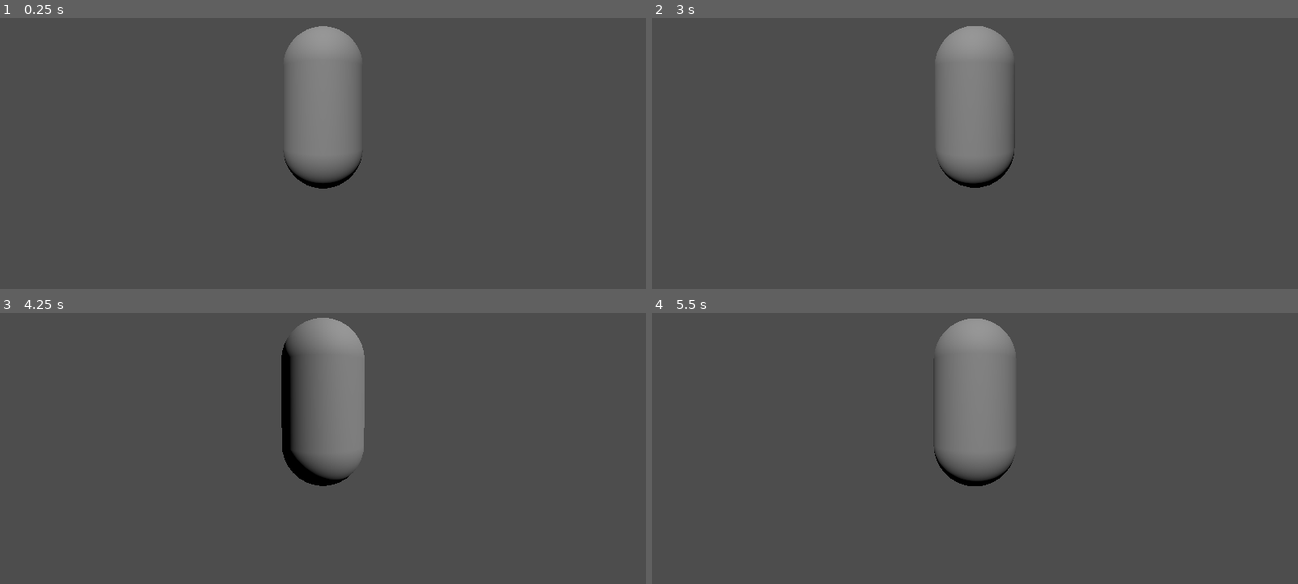
Above: before the commit, frames 1-4 (two rows, left to right).
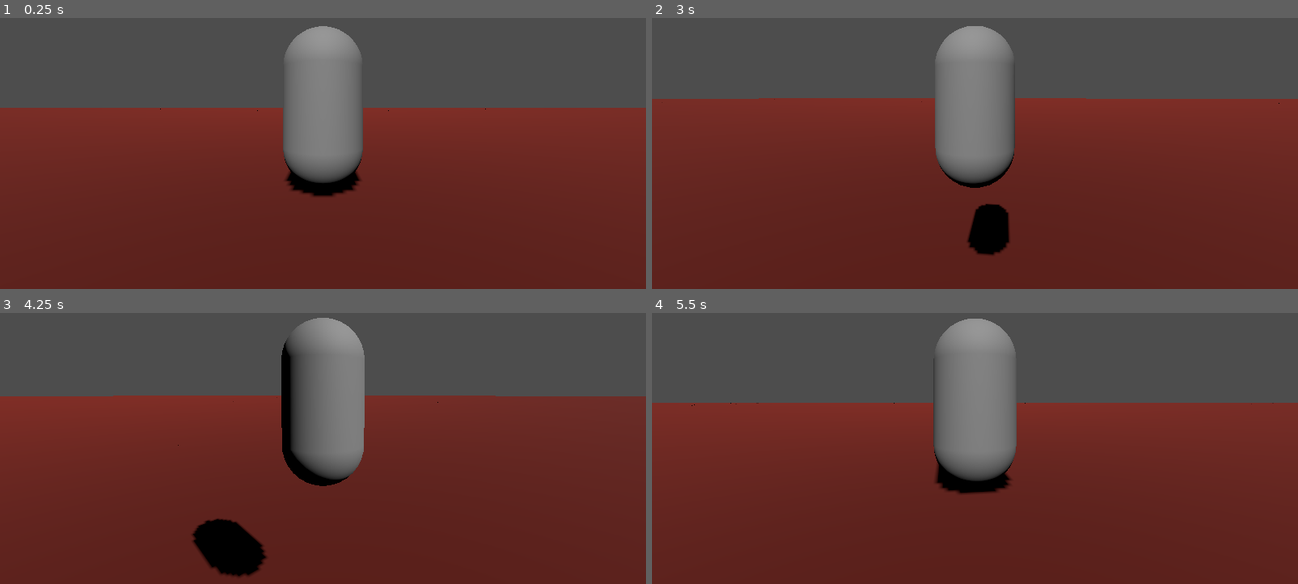
Above: after the commit, the same moments.

Repository: xwilson03/OpenWorldTest
Game: Godot game, scene res://scenes/root.tscn
Same seed, same stepped clock (60 frames per second), same inputs: the game is played once before the commit and once after it.
Inputs (mouse positions are in pixels of both pictures, inside the frame that each line leads up to):
- Up to frame 1 (0.25 s): no input
- Up to frame 2 (3 s): tap Enter at 0.5, 2 s; move the mouse to (1007, 104) at 0.52 s; hold W (move_forward) from 0.53 s (still down); tap Mouse wheel up (zoom_in) at 0.6, 2.1 s; tap Space (jump) at 0.77, 1.25, 1.52, 2.75 s; move the mouse to (942, 110) at 1.27 s; tap Mouse wheel down (zoom_out) at 1.35, 2.85 s; move the mouse to (987, 102) at 2.02 s; move the mouse to (968, 112) at 2.77 s
- Up to frame 3 (4.25 s): keep holding W (move_forward); tap Space (jump) at 3.02, 3.77 s; move the mouse to (368, 407) at 3.52 s; tap Mouse wheel up (zoom_in) at 3.6 s
- Up to frame 4 (5.5 s): keep holding W (move_forward); move the mouse to (923, 397) at 4.27 s; tap Mouse wheel down (zoom_out) at 4.35 s; tap Space (jump) at 4.52 s; move the mouse to (981, 402) at 5.02 s; tap Mouse wheel up (zoom_in) at 5.1 s

The runs differ from the first frame. In frame 1, 64% of the frame differs, in the area x 0-100%, y 33-100%; in frame 2, 67%, in the area x 0-100%, y 29-100%; in frame 3, 66%; in frame 4, 63%.

Commit message:
moves chunk and worldgen init to ready

Diff:
--- a/scripts/chunk.gd
+++ b/scripts/chunk.gd
@@ -11,7 +11,7 @@
     LOW,
 }
 
-func _init() -> void:
+func _ready() -> void:
     set_lod(LOD.LOW)
 
 func set_lod(lod: LOD) -> void:
--- a/scripts/world_generator.gd
+++ b/scripts/world_generator.gd
@@ -5,13 +5,13 @@
 @export var chunk_size: float
 @export var chunk_boundary_tolerance: float
 
-const chunk_scene = preload("res://prefabs/chunk.tscn")
+const chunk_scene: PackedScene = preload("res://prefabs/chunk.tscn")
 
 var world_chunks: ChunkGrid
 var world_size: Vector2i
 
 
-func _init() -> void:
+func _ready() -> void:
     # Initialize global world variables
     Globals.world_radius = world_radius
     Globals.chunk_size = chunk_size
